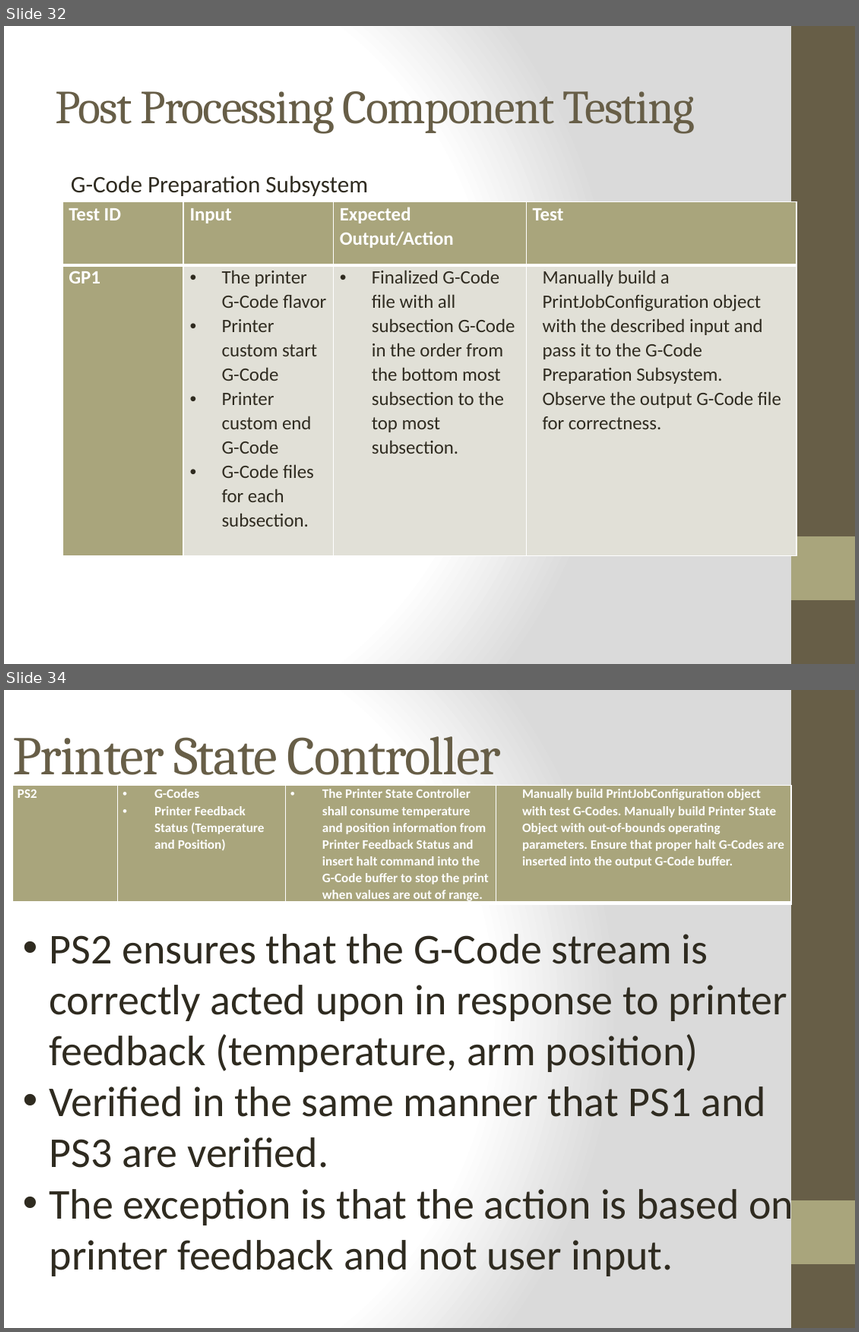
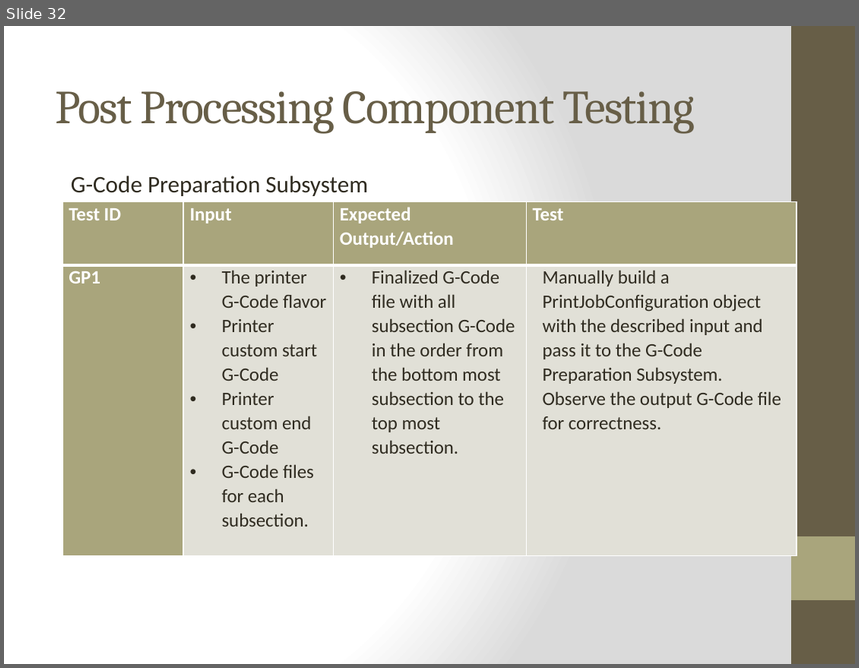
Before and after one commit to qpHalcy0n/SRDesign, a slide deck: Test Plan Presentation/Team Ink3d Test Plan.pptx. Shown one above the other, each under a label of ours: slides 32 and 34 before the commit, slide 32 after it; the slides between them are not shown. The pictures are 859x1332 and 859x668 pixels, drawn with LibreOffice and Linux fonts; fonts in the diff are those of the drawing. Boxes give left, top, right and bottom in pixels: in the first picture for what was removed or moved away, otherwise in the second. Text is boxed around its words. In the diff, an @@ line names an element or a change of style, - is before the commit and + after.

```diff
--- a/Test Plan Presentation/Team Ink3d Test Plan.pptx
+++ b/Test Plan Presentation/Team Ink3d Test Plan.pptx
@@ slide 34 removed at (x1=4, y1=690, x2=855, y2=1328), background gradient #FFFFFF to #DADADA; not listed: 2 template elements that a slide beside it also shows @@
@@ title removed at (x1=12, y1=736, x2=501, y2=775) @@
-Printer State Controller
@@ table removed at (x1=12, y1=785, x2=791, y2=906), 1 rows, 4 columns @@
-PS2 | G-Codes / Printer Feedback Status (Temperature and Position) | The Printer State Controller shall consume temperature and position information from Printer Feedback Status and insert halt command into the G-Code buffer to stop the print when values are out of range. | Manually build PrintJobConfiguration object with test G-Codes. Manually build Printer State Object with out-of-bounds operating parameters. Ensure that proper halt G-Codes are inserted into the output G-Code buffer.
@@ text removed at (x1=50, y1=934, x2=794, y2=1277) @@
-• PS2 ensures that the G-Code stream is correctly acted upon in response to printer feedback (temperature, arm position)
-• Verified in the same manner that PS1 and PS3 are verified.
-• The exception is that the action is based on printer feedback and not user input.
```
Also in this commit, not shown: 9 slides changed, 1 other slide removed.
